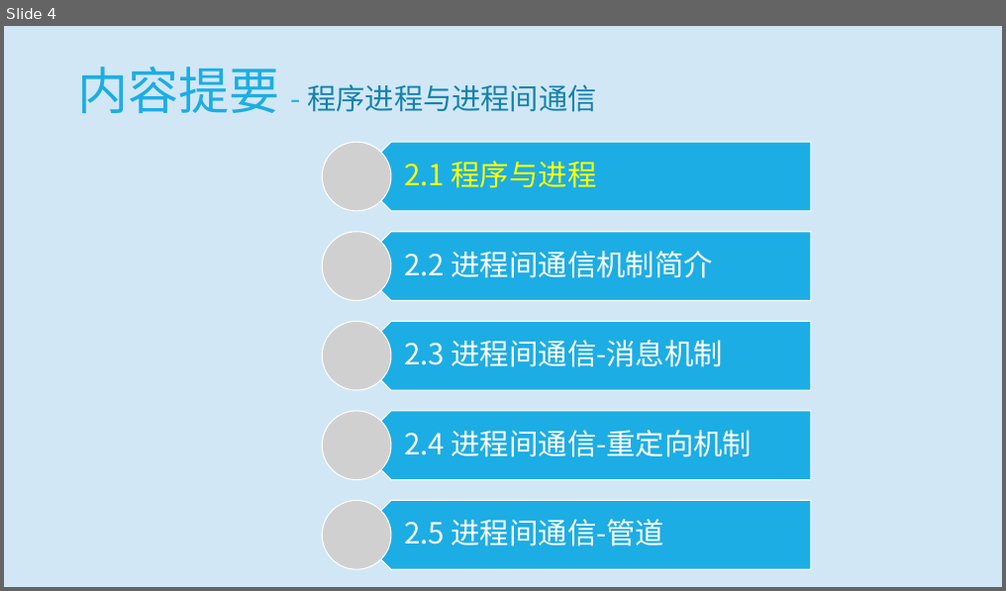
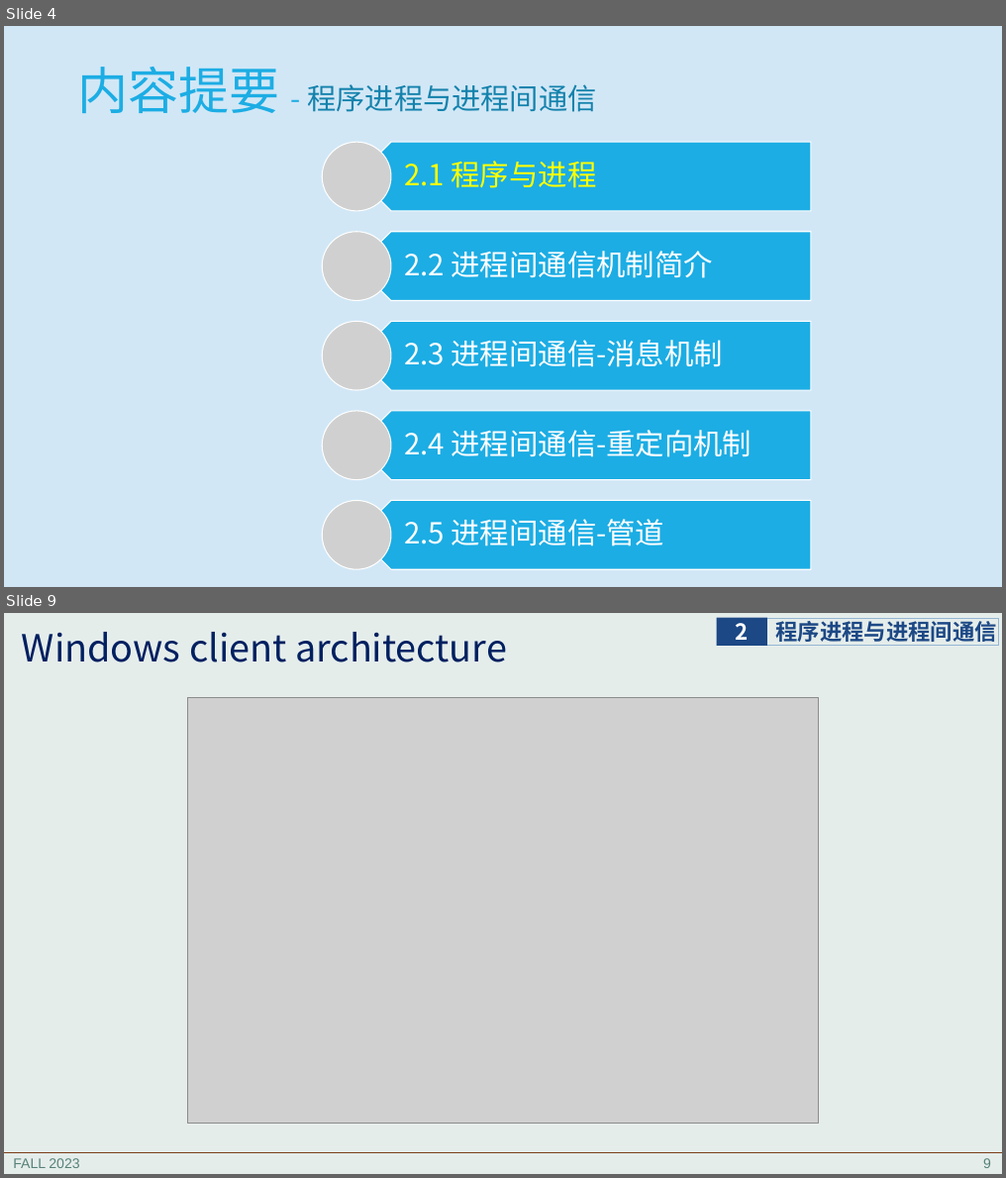
Before and after one commit to principleWindows/win-principle-2023, a slide deck: slides/instruction/principleWindows_2.pptx. Shown one above the other, each under a label of ours: slide 4 before the commit, slides 4 and 9 after it; the slides between them are not shown. The pictures are 1006x591 and 1006x1178 pixels, drawn with LibreOffice and Linux fonts; fonts in the diff are those of the drawing; grey boxes stand for pictures. Boxes give left, top, right and bottom in pixels: in the first picture for what was removed or moved away, otherwise in the second. Text is boxed around its words. In the diff, an @@ line names an element or a change of style, - is before the commit and + after.

```diff
--- a/slides/instruction/principleWindows_2.pptx
+++ b/slides/instruction/principleWindows_2.pptx
@@ slide 9 added at box(4, 613, 1002, 1174), background #E5EDEB @@
@@ title added at box(22, 632, 507, 663), 36 pt, text #002060 @@
+Windows client architecture
@@ rectangle added at box(717, 618, 767, 646), fill #1C4885, 21.3 pt, text #FFFFFF, bold @@
+2
@@ rectangle added at box(767, 618, 999, 646), outline #94B6D2 0.75 pt, 21.3 pt, text #1C4885, bold @@
+程序进程与进程间通信
@@ picture added at box(187, 698, 819, 1124) @@
@@ line added from (4, 1153) to (1002, 1153), #7B3D17 0.5 pt @@
@@ text added at box(13, 1158, 79, 1168), 13.3 pt, text #578279 @@
+FALL 2023
@@ page number added at box(983, 1158, 991, 1168), 13.3 pt, text #578279 @@
+9
```
Also in this commit, not shown: 62 slides changed, 2 other slides added, 46 other files.
